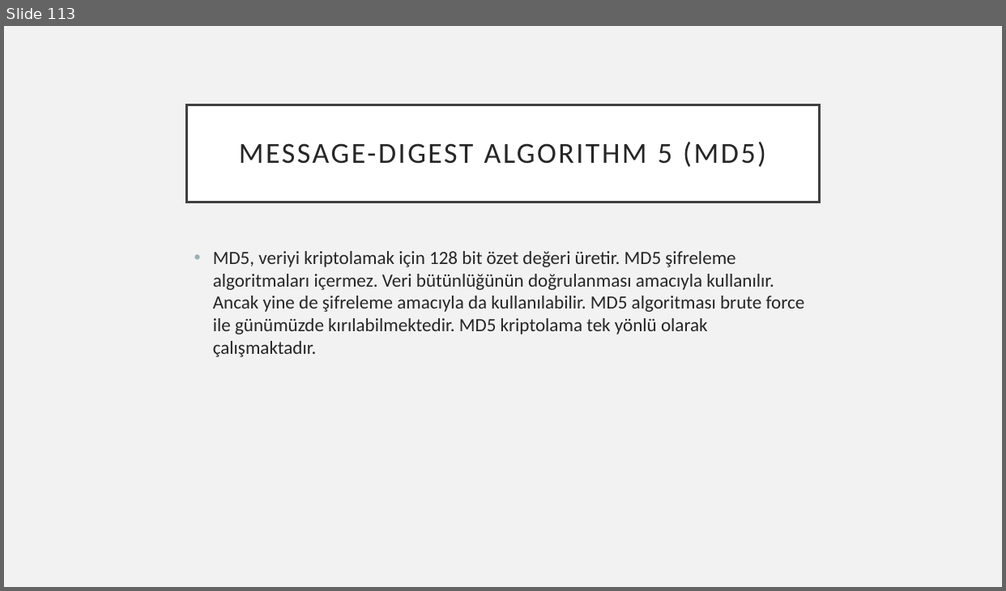
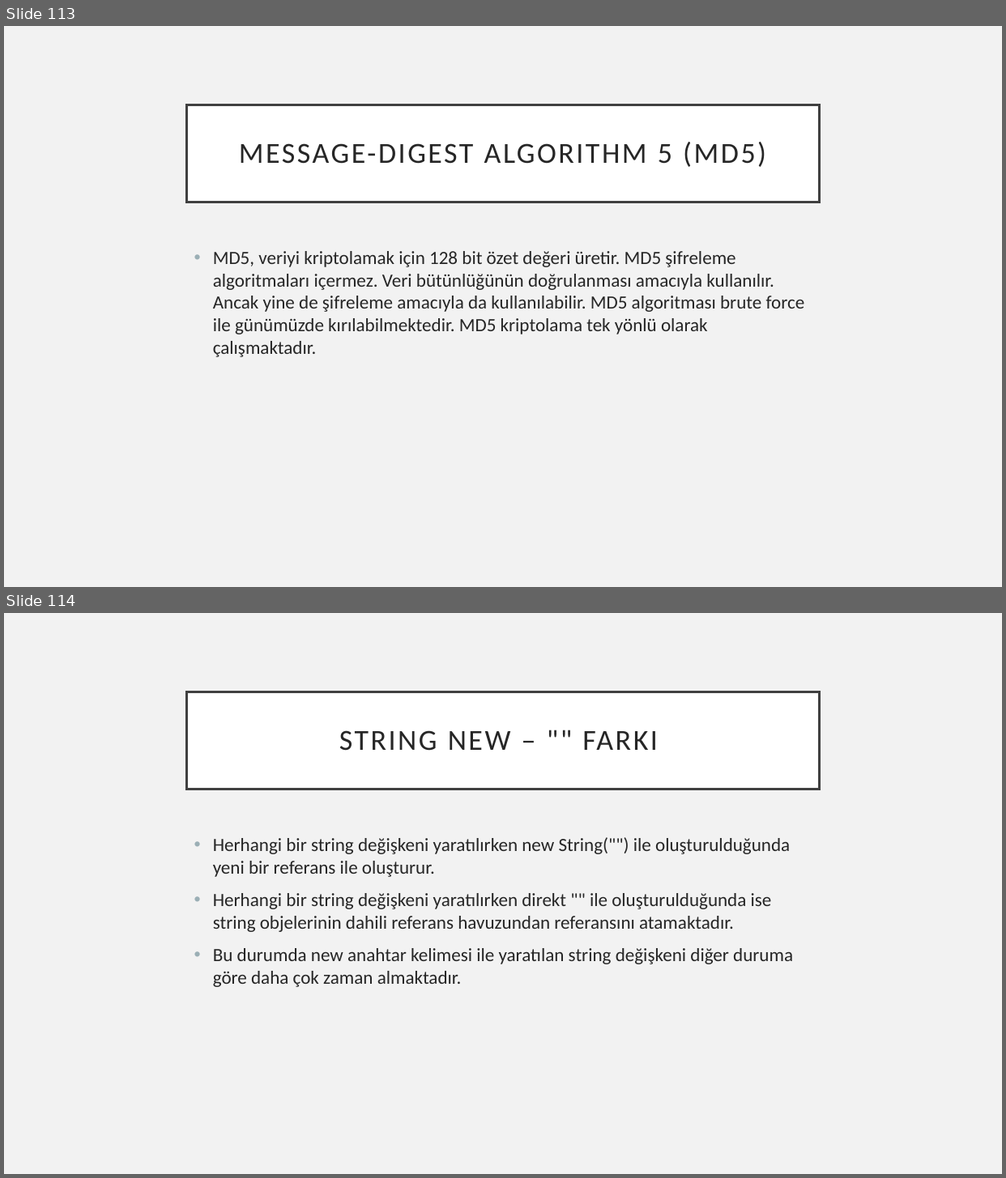
Before and after one commit to 207-Atmosware-Java-Bootcamp/6_hafta_sali_carsamba_odevi-ardakozann, a slide deck: Turkcell_bootcamp_ArdaKozan.pptx. Shown one above the other, each under a label of ours: slide 113 before the commit, slides 113 and 114 after it. The pictures are 1006x591 and 1006x1178 pixels, drawn with LibreOffice and Linux fonts; fonts in the diff are those of the drawing. Boxes give left, top, right and bottom in pixels: in the first picture for what was removed or moved away, otherwise in the second. Text is boxed around its words. In the diff, an @@ line names an element or a change of style, - is before the commit and + after.

Commit message:
Araştırma ödevi yapıldı.

```diff
--- a/Turkcell_bootcamp_ArdaKozan.pptx
+++ b/Turkcell_bootcamp_ArdaKozan.pptx
@@ slide 114 added at box(4, 613, 1002, 1174), background #F2F2F2 @@
@@ title added at box(187, 692, 819, 789), fill #FFFFFF, outline #404040 2.5 pt, 28 pt, text #262626 @@
+STRING NEW – "" FARKI
@@ text added at box(213, 837, 793, 987), 18 pt, text #262626 @@
+• Herhangi bir string değişkeni yaratılırken new String("") ile oluşturulduğunda yeni bir referans ile oluşturur.
+• Herhangi bir string değişkeni yaratılırken direkt "" ile oluşturulduğunda ise string objelerinin dahili referans havuzundan referansını atamaktadır.
+• Bu durumda new anahtar kelimesi ile yaratılan string değişkeni diğer duruma göre daha çok zaman almaktadır.
```
